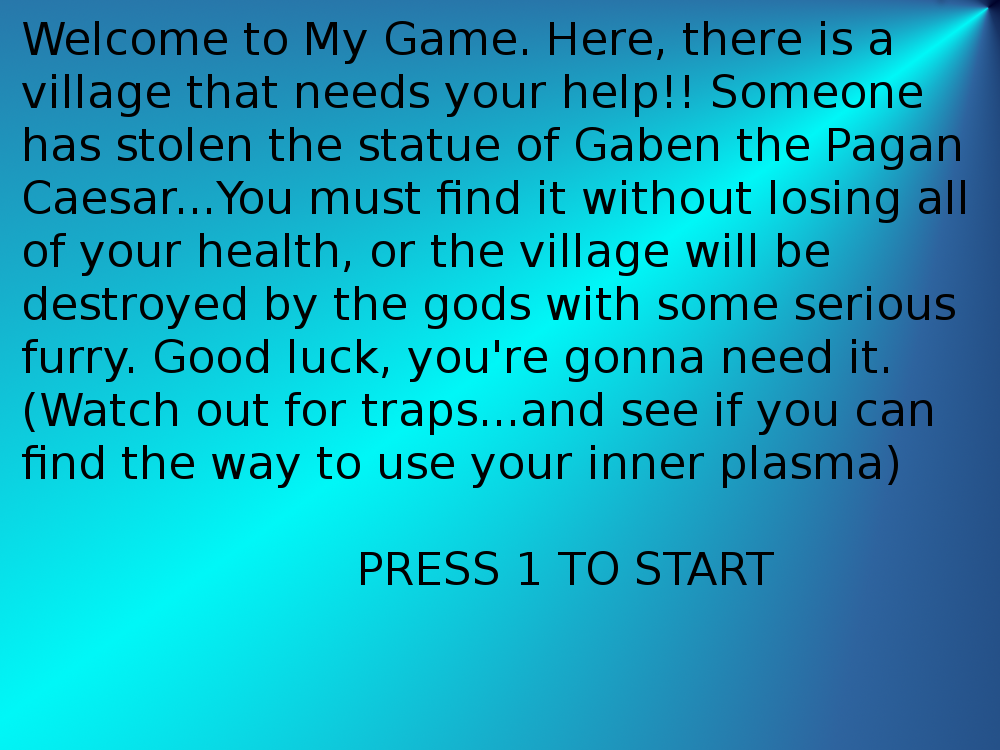
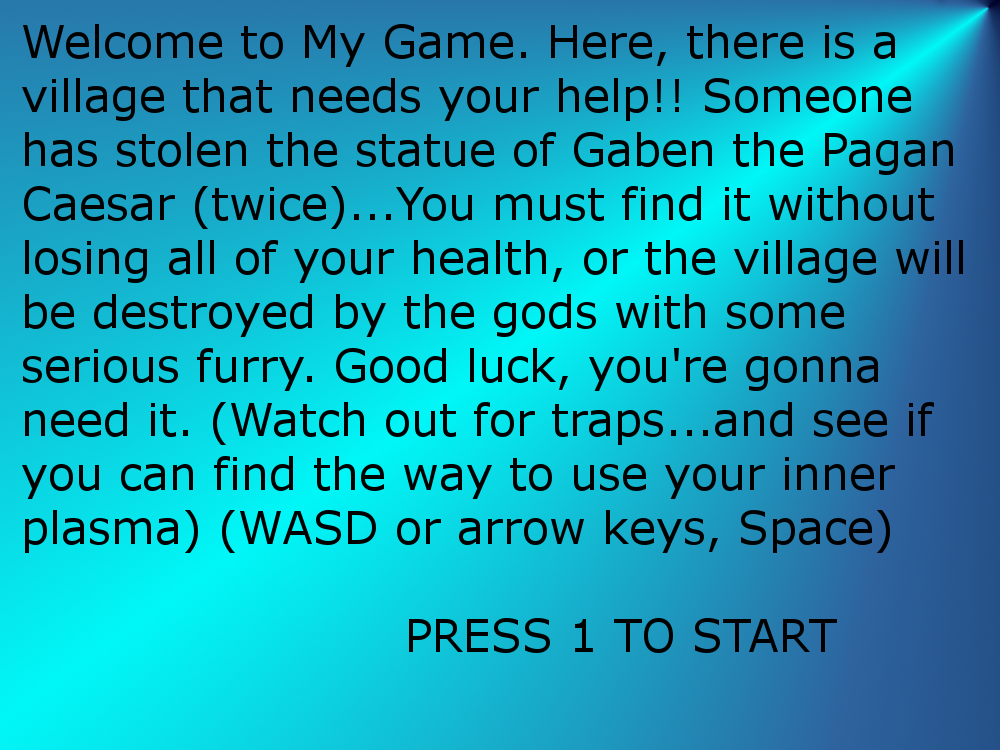
Before/after of a 1000 × 750 layered artwork. What changed in the layer stack:
painted on "Welcome to My Game. Here, ther..." over <box>22,21,965,653</box>
